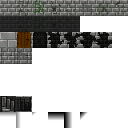
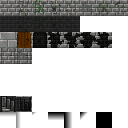
Layer changes from the first w=128, h=128 image to the second:
painted on "Pozadí" over [96, 112, 112, 128]
